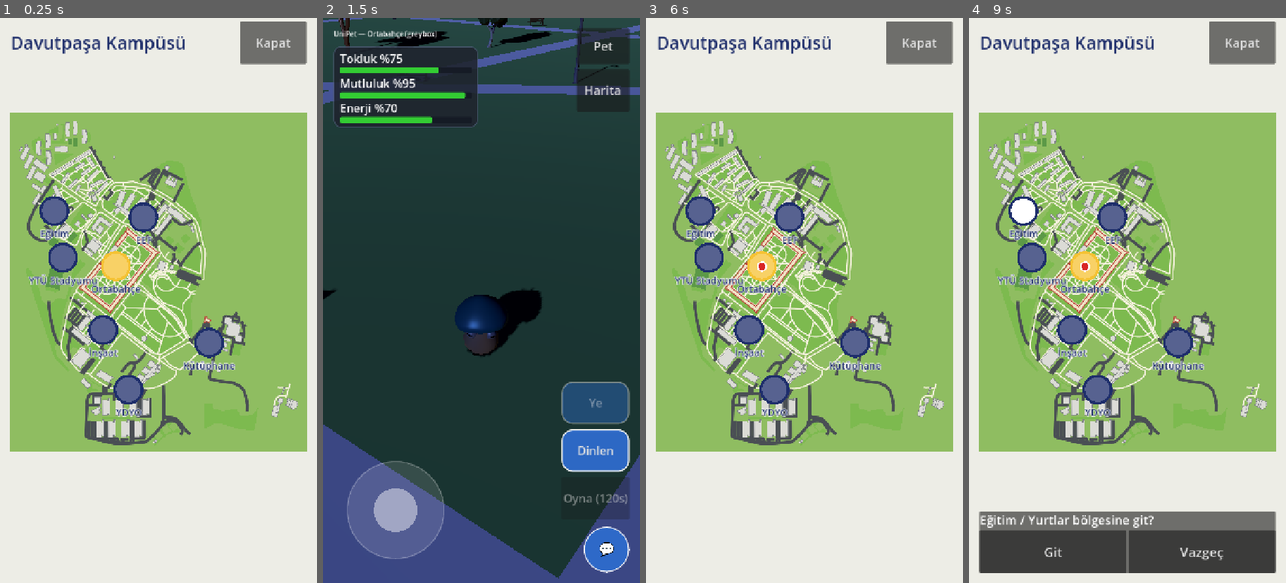
Above: before the commit, frames 1-4 (left to right).
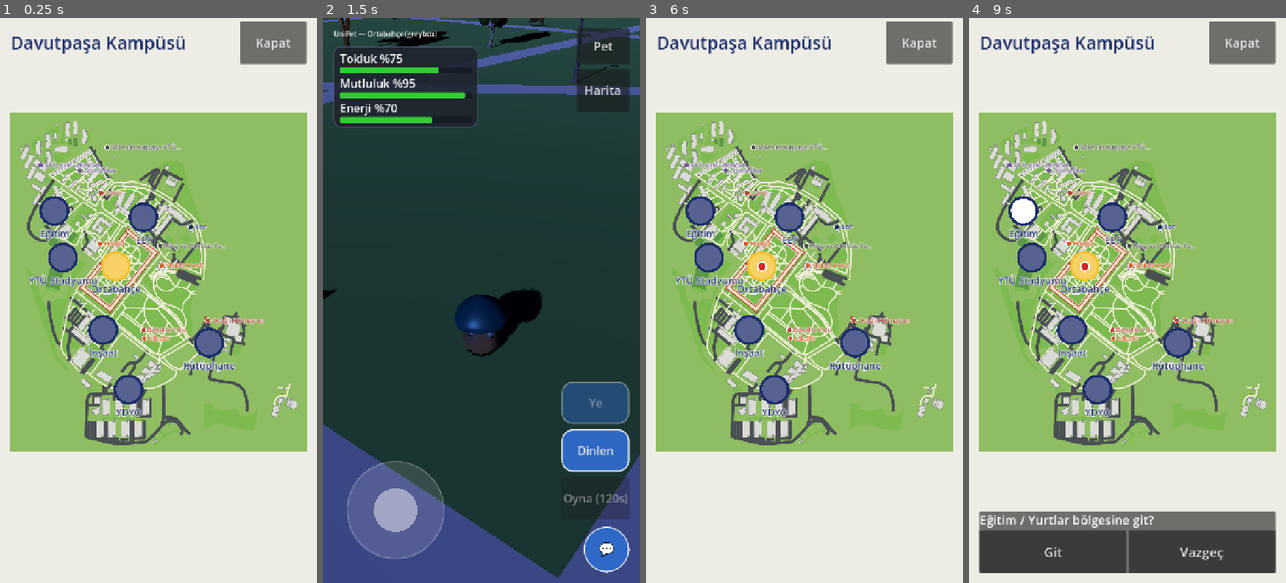
Above: after the commit, the same moments.

Repository: talha24052050/unipet
Game: Godot game, scene res://scenes/ui/campus_map.tscn
Two runs of this game, one before a commit and one after it. Both use one fixed random seed, a clock stepped at 60 frames per second and the inputs below. This scene is started directly instead of the project's main scene.
Inputs (mouse positions are in pixels of both pictures, inside the frame that each line leads up to):
- Up to frame 1 (0.25 s): no input
- Up to frame 2 (1.5 s): click "Kapat" at 0.5 s; click "Oyna" at 1.25 s
- Up to frame 3 (6 s): tap Enter at 2 s; move the mouse to (874, 272) at 2.02 s; hold Right (ui_right) 2.03-2.75 s; click (874, 272) at 2.17 s; drag from (741, 328) to (788, 413) at 2.77 s; click "Pet" at 3.5 s; click "Başla" at 4.25 s; click "Oyna" at 5 s; click "Harita" at 5.75 s
- Up to frame 4 (9 s): tap Space at 6.5, 8 s; move the mouse to (1127, 300) at 6.52 s; hold Right (ui_right) 6.53-7.25 s; click (1127, 300) at 6.67 s; tap Enter at 7.25, 8.75 s; drag from (1111, 413) to (1032, 215) at 7.27 s; move the mouse to (1222, 385) at 8.02 s; hold Left (ui_left) 8.03-8.75 s; drag from (1032, 215) to (1079, 159) at 8.77 s

The runs differ from the first frame. In frame 1, 1.3% of the frame differs, in the area x 12-84%, y 22-58%; in frame 2, nothing differs; in frame 3, 1.3%; in frame 4, 1.3%.

Commit message:
Harita: yer adları (fakülte, yemek, simge, spor, yurt, ulaşım) tür renkli nokta + kısa adla; bölge işaretinin altındakiler gizlenir
Claude-Session: https://claude.ai/code/session_01W3xfYM39N4DkoDcWJ4iSdQ

Diff:
--- a/game/src/ui/campus_map.gd
+++ b/game/src/ui/campus_map.gd
@@ -5,6 +5,18 @@
 
 const ZoneCatalog := preload("res://src/world/zone_catalog.gd")
 const CAMPUS_DATA: String = "res://data/zones/davutpasa_campus.json"
+const PLACES_DATA: String = "res://data/places.json"
+## Haritada adıyla gösterilen yer türleri (kalabalık olmasın diye hepsi değil).
+const PLACE_KINDS: Dictionary = {
+	"faculty": Color(0.12, 0.18, 0.42),
+	"food": Color(0.85, 0.35, 0.15),
+	"landmark": Color(0.73, 0.28, 0.23),
+	"sport": Color(0.2, 0.5, 0.2),
+	"dorm": Color(0.45, 0.35, 0.6),
+	"transport": Color(0.3, 0.3, 0.3),
+}
+const PLACE_FONT_SIZE: int = 15
+const PLACE_DOT: float = 5.0
 const GAME_SCENE: String = "res://scenes/main.tscn"
 
 const COLOR_BG: Color = Color(0.93, 0.93, 0.9)
@@ -34,6 +46,7 @@
 var selected_zone: String = ""
 
 var _data: Dictionary = {}
+var _places: Array = []
 var _bounds: Rect2 = Rect2()
 var _scale: float = 1.0
 var _offset: Vector2 = Vector2.ZERO
@@ -53,6 +66,8 @@
 	var parsed: Variant = JSON.parse_string(FileAccess.get_file_as_string(CAMPUS_DATA))
 	_data = parsed if parsed is Dictionary else {}
 	_bounds = compute_bounds(_data)
+	var pl: Variant = JSON.parse_string(FileAccess.get_file_as_string(PLACES_DATA))
+	_places = (pl as Dictionary).get("places", []) if pl is Dictionary else []
 	_build_ui()
 	resized.connect(_fit)
 	_fit()
@@ -114,6 +129,7 @@
 		outline.append(poly[0])
 		draw_polyline(outline, COLOR_HISTORIC_ROOF if historic else COLOR_ROAD.lightened(0.3), 2.0 if historic else 1.0, true)
 	var font: Font = get_theme_default_font()
+	_draw_places(font)
 	for id: String in catalog.ids():
 		var z: Dictionary = catalog.get_zone(id)
 		var c: Vector2 = world_to_map(z["center"])
@@ -129,6 +145,44 @@
 		var h: Vector2 = world_to_map(here)
 		draw_circle(h, 12.0, Color.WHITE)
 		draw_circle(h, 8.0, Color(0.85, 0.15, 0.15))
+
+
+## Yer adları: tür rengiyle küçük nokta + ad (bölge işaretlerinin altında kalır).
+func _draw_places(font: Font) -> void:
+	for p: Dictionary in _places:
+		var kind: String = str(p.get("kind", ""))
+		if not PLACE_KINDS.has(kind) or str(p.get("id", "")) == "ortabahce":
+			continue
+		var pos: Array = p.get("pos", [0, 0])
+		var m: Vector2 = world_to_map(Vector2(float(pos[0]), float(pos[1])))
+		if _near_marker(m):
+			continue  # bölge işaretinin altında okunmaz
+		var col: Color = PLACE_KINDS[kind]
+		draw_circle(m, PLACE_DOT + 1.5, Color.WHITE)
+		draw_circle(m, PLACE_DOT, col)
+		var label: String = short_name(str(p.get("name", "")))
+		var at: Vector2 = m + Vector2(PLACE_DOT + 3.0, PLACE_FONT_SIZE * 0.35)
+		draw_string_outline(font, at, label, HORIZONTAL_ALIGNMENT_LEFT, -1, PLACE_FONT_SIZE, 4, Color.WHITE)
+		draw_string(font, at, label, HORIZONTAL_ALIGNMENT_LEFT, -1, PLACE_FONT_SIZE, col)
+
+
+func _near_marker(m: Vector2) -> bool:
+	for id: String in catalog.ids():
+		var c: Vector2 = world_to_map(catalog.get_zone(id)["center"])
+		if Rect2(c - Vector2(MARKER_RADIUS * 2.2, MARKER_RADIUS * 1.2), Vector2(MARKER_RADIUS * 4.4, MARKER_RADIUS * 2.9)).has_point(m):
+			return true
+	return false
+
+
+## Uzun resmi adları haritaya sığacak kısaltmaya çevirir.
+static func short_name(name: String) -> String:
+	var n: String = name.split(" / ")[0]
+	for pair: Array in [["Elektrik-Elektronik Fakültesi", "EEF"], ["Fen-Edebiyat Fakültesi", "FEF"],
+			["Kimya-Metalurji Fakültesi", "Kimya-Met."], ["İktisat ve İdari Bilimler Fakültesi", "İİBF"],
+			["Yabancı Diller Yüksekokulu", "YDYO"], ["Sanat ve Tasarım Fakültesi", "Sanat-Tasarım"],
+			[" Fakültesi", ""], [" Laboratuvarı", " Lab"], ["Öğrenci Yurdu", "Yurdu"]]:
+		n = n.replace(pair[0], pair[1])
+	return n if n.length() <= 18 else n.substr(0, 17) + "…"
 
 
 func _to_map(points: Array) -> PackedVector2Array:
